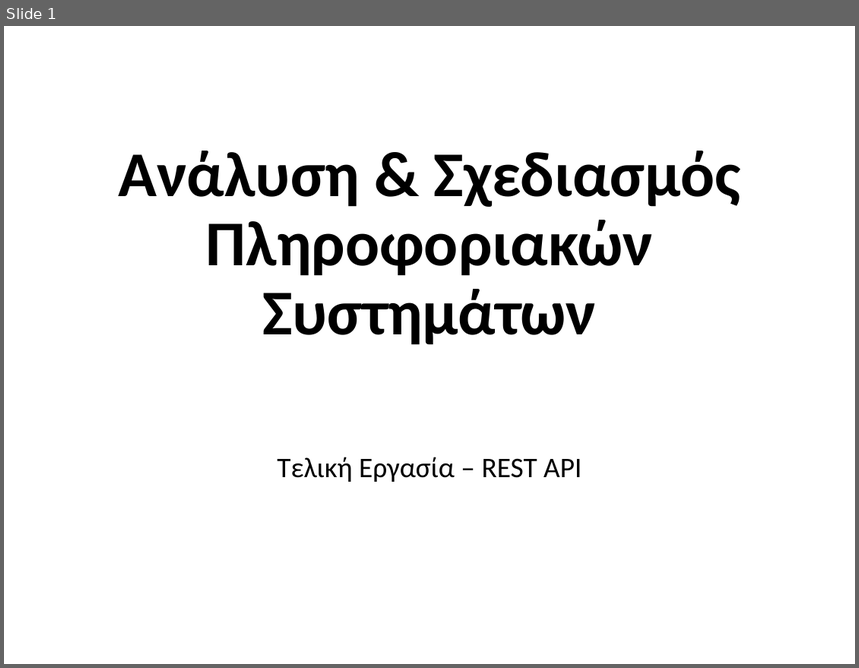
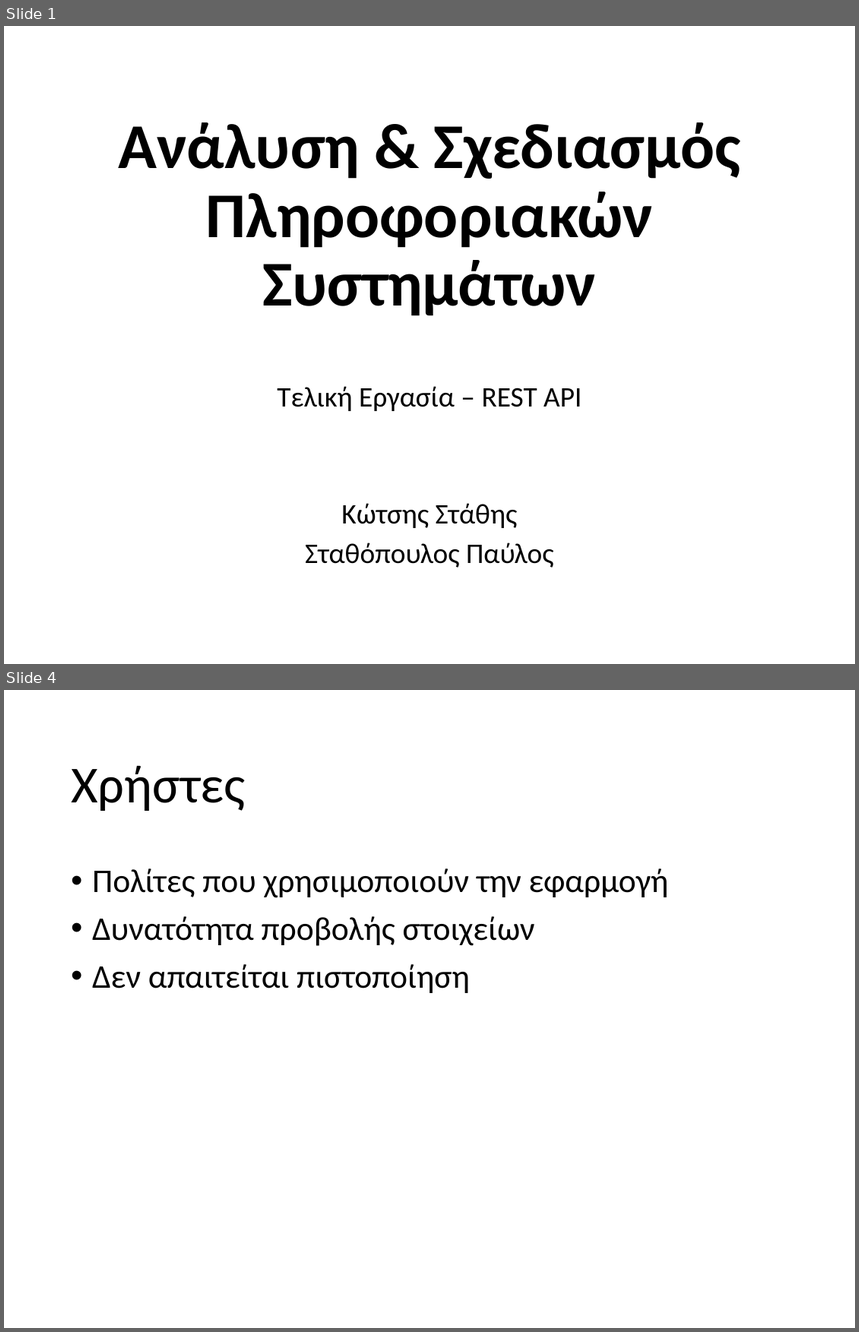
Before and after one commit to staks1/networkApi, a slide deck: Final.pptx. Shown one above the other, each under a label of ours: slide 1 before the commit, slides 1 and 4 after it; the slides between them are not shown. The pictures are 859x668 and 859x1332 pixels, drawn with LibreOffice and Linux fonts; fonts in the diff are those of the drawing. Boxes give left, top, right and bottom in pixels: in the first picture for what was removed or moved away, otherwise in the second. Text is boxed around its words. In the diff, an @@ line names an element or a change of style, - is before the commit and + after.

```diff
--- a/Final.pptx
+++ b/Final.pptx
@@ slide 4 added at <box>4,690,855,1328</box>, background #FFFFFF @@
@@ title added at <box>71,765,246,811</box>, 44 pt, text #000000 @@
+Χρήστες
@@ text added at <box>92,869,669,993</box>, 28 pt, text #000000 @@
+• Πολίτες που χρησιμοποιούν την εφαρμογή
+• Δυνατότητα προβολής στοιχείων
+• Δεν απαιτείται πιστοποίηση
@@ slide 1 changed as well @@
@@ title "Ανάλυση & Σχεδιασμός Πληροφοριακών Συστημάτων": place and size @@
-title "Ανάλυση & Σχεδιασμός Πληροφοριακών Συστημάτων" at <box>119,151,740,345</box>
+title "Ανάλυση & Σχεδιασμός Πληροφοριακών Συστημάτων" at <box>119,123,740,316</box>
@@ subtitle "Τελική Εργασία – REST API": place and size @@
-subtitle "Τελική Εργασία – REST API" at <box>277,457,582,482</box>
+subtitle "Τελική Εργασία – REST API" at <box>277,386,582,568</box>
@@ subtitle at <box>277,386,582,411</box>: line spacing 0.9 to 0.8 @@
@@ subtitle at <box>305,503,554,568</box>: paragraphs added @@
+Κώτσης Στάθης
+Σταθόπουλος Παύλος
```
Also in this commit, not shown: 6 other slides added.
